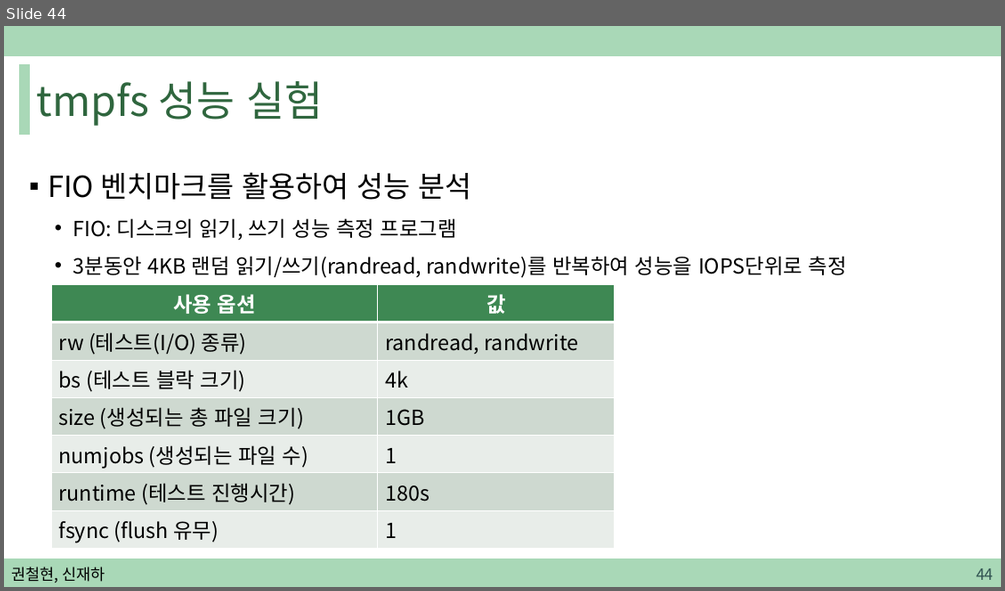
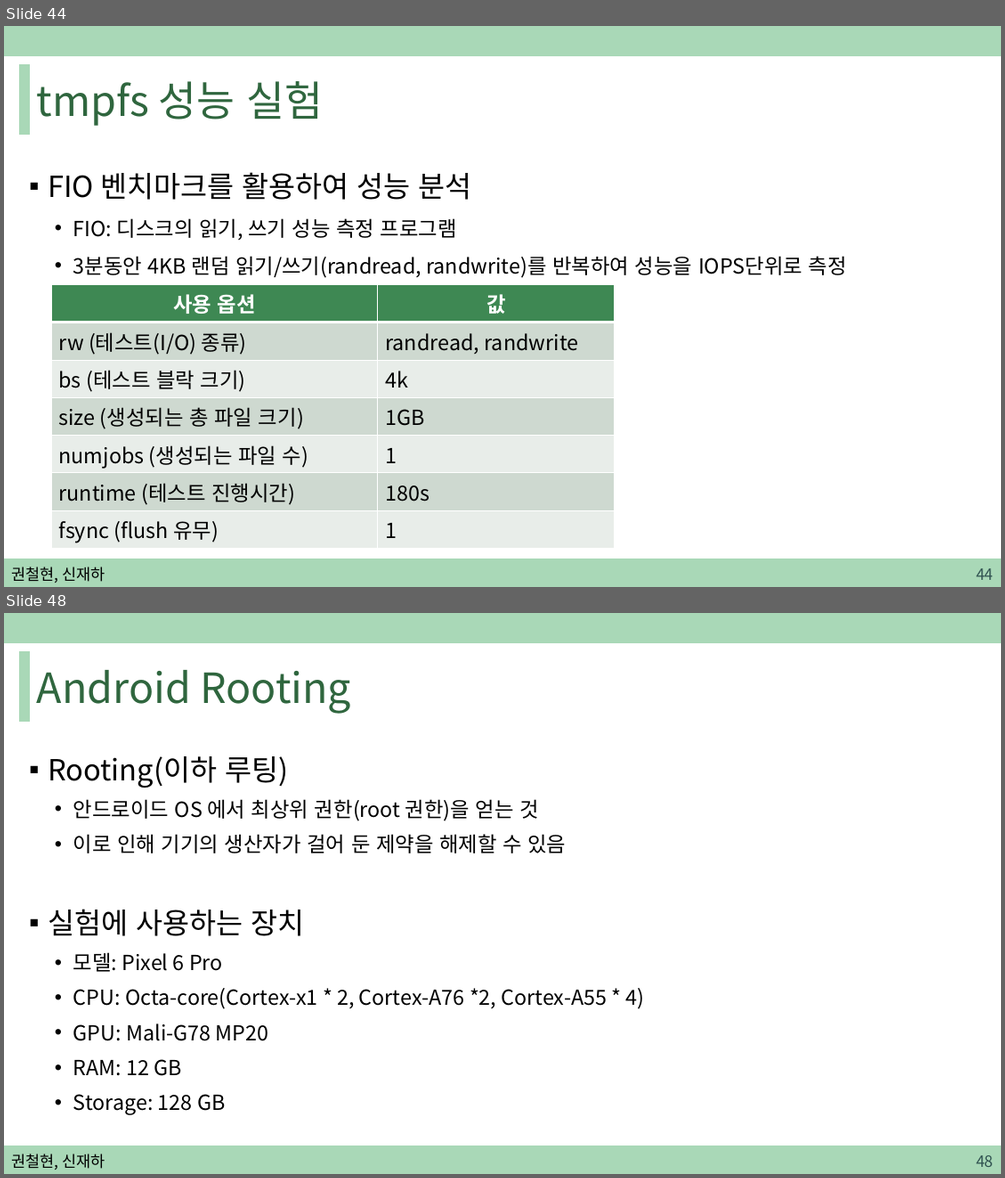
Before and after one commit to sjh4287/capston, a slide deck: 2022.02.18/권철현,신재하.pptx. Shown one above the other, each under a label of ours: slide 44 before the commit, slides 44 and 48 after it; the slides between them are not shown. The pictures are 1005x591 and 1005x1178 pixels, drawn with LibreOffice and Linux fonts; fonts in the diff are those of the drawing. Boxes give left, top, right and bottom in pixels: in the first picture for what was removed or moved away, otherwise in the second. Text is boxed around its words. In the diff, an @@ line names an element or a change of style, - is before the commit and + after.

```diff
--- a/2022.02.18/권철현,신재하.pptx
+++ b/2022.02.18/권철현,신재하.pptx
@@ slide 48 added at (4,613,1001,1174), background #FFFFFF; not listed: 3 template elements that a slide beside it also shows @@
@@ title added at (37,670,351,714), 40 pt, text #2F663E @@
+Android Rooting
@@ text added at (48,756,645,1115), 20 pt, text #000000 @@
+▪ Rooting(이하 루팅)
+  • 안드로이드 OS 에서 최상위 권한(root 권한)을 얻는 것
+  • 이로 인해 기기의 생산자가 걸어 둔 제약을 해제할 수 있음
+▪ 실험에 사용하는 장치
+  • 모델: Pixel 6 Pro
+  • CPU: Octa-core(Cortex-x1 * 2, Cortex-A76 *2, Cortex-A55 * 4)
+  • GPU: Mali-G78 MP20
+  • RAM: 12 GB
+  • Storage: 128 GB
@@ text added at (11,1153,105,1169), 15 pt, text #000000 @@
+권철현, 신재하
@@ page number added at (976,1155,993,1167), 15 pt, text #305250 @@
+48
```
Also in this commit, not shown: 3 slides changed, 16 other slides added, 1 slide removed.
